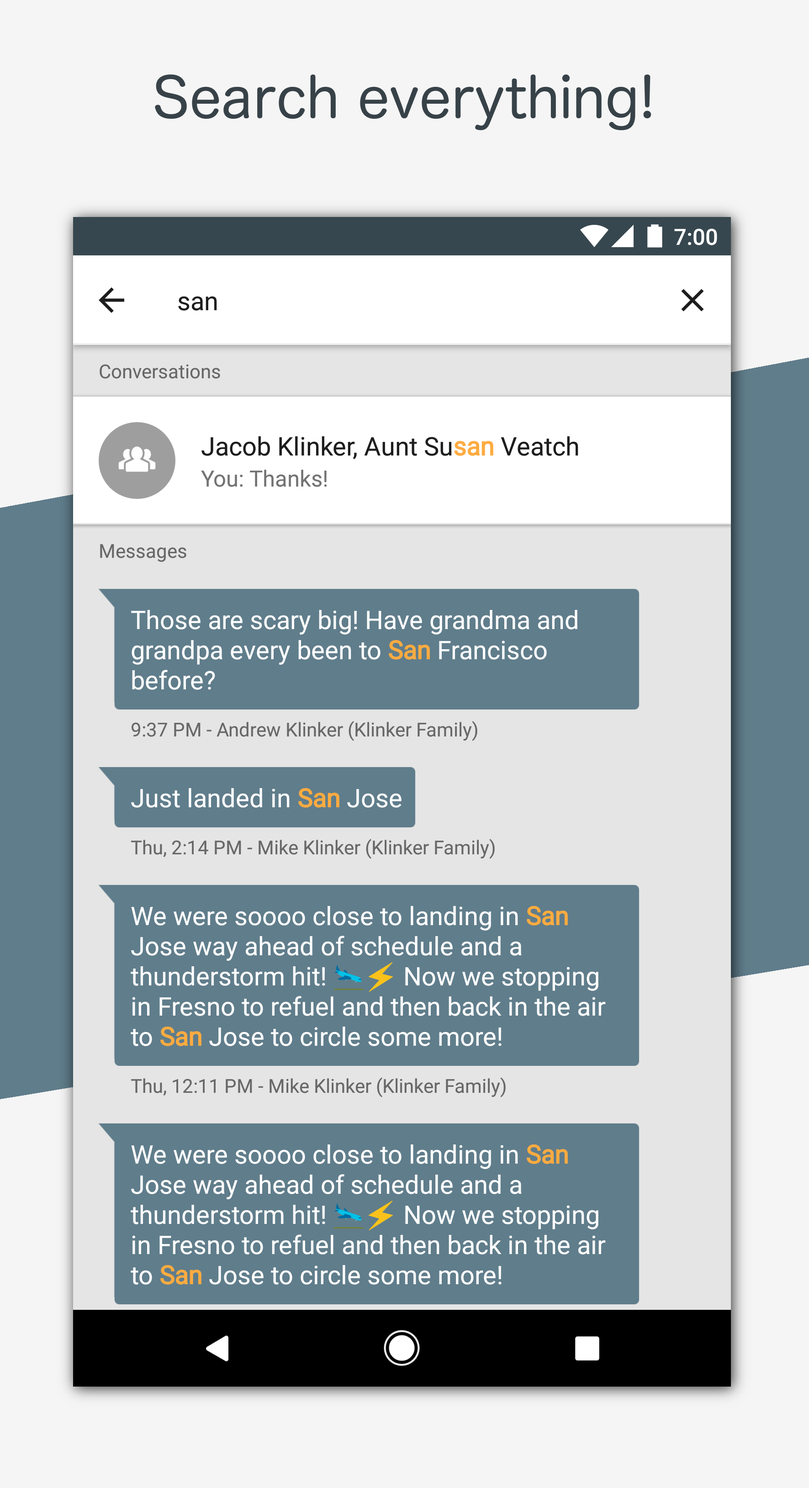
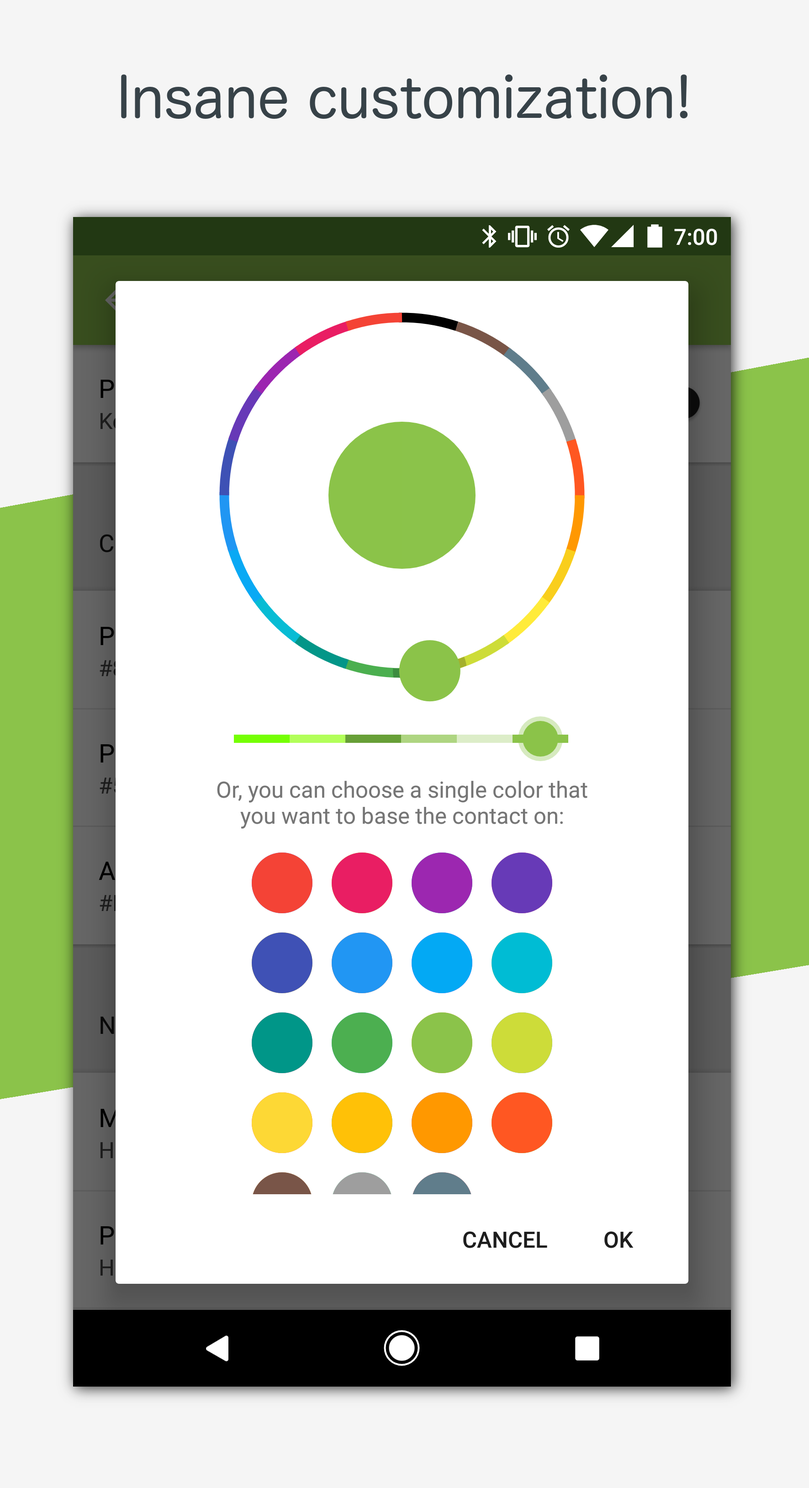
The second (809, 1488) image is a revision of the first. Changes to its layers:
painted on "4.png" over <box>73,216,731,1366</box>
renamed "Search everything!" to "Insane customization!", painted on it over <box>121,74,688,131</box>
painted on "Background Streak" over <box>0,357,809,1099</box>
